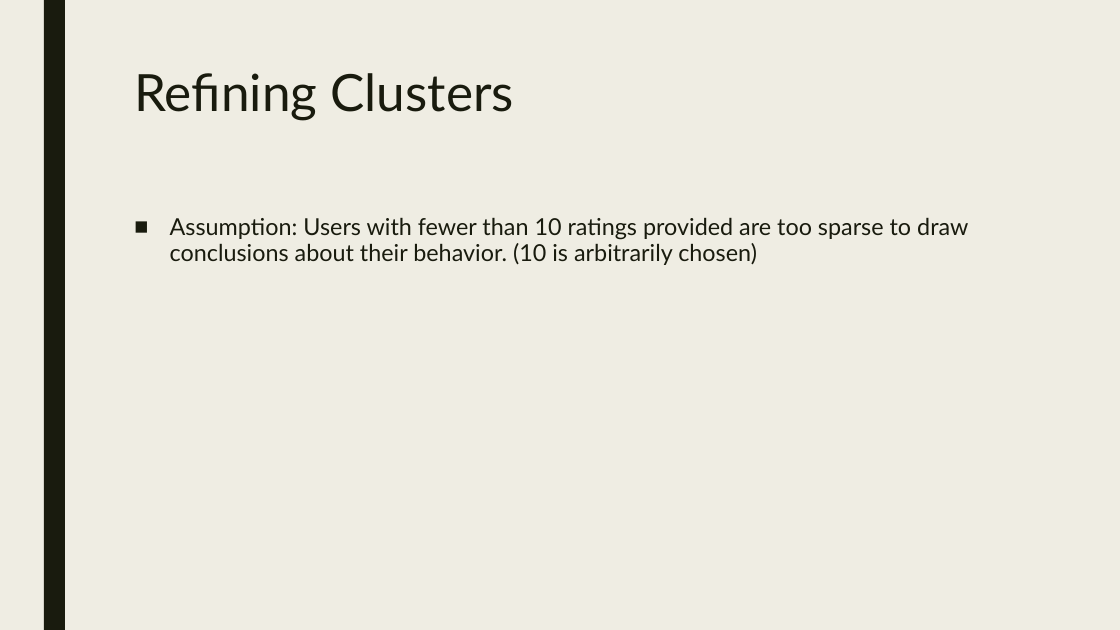
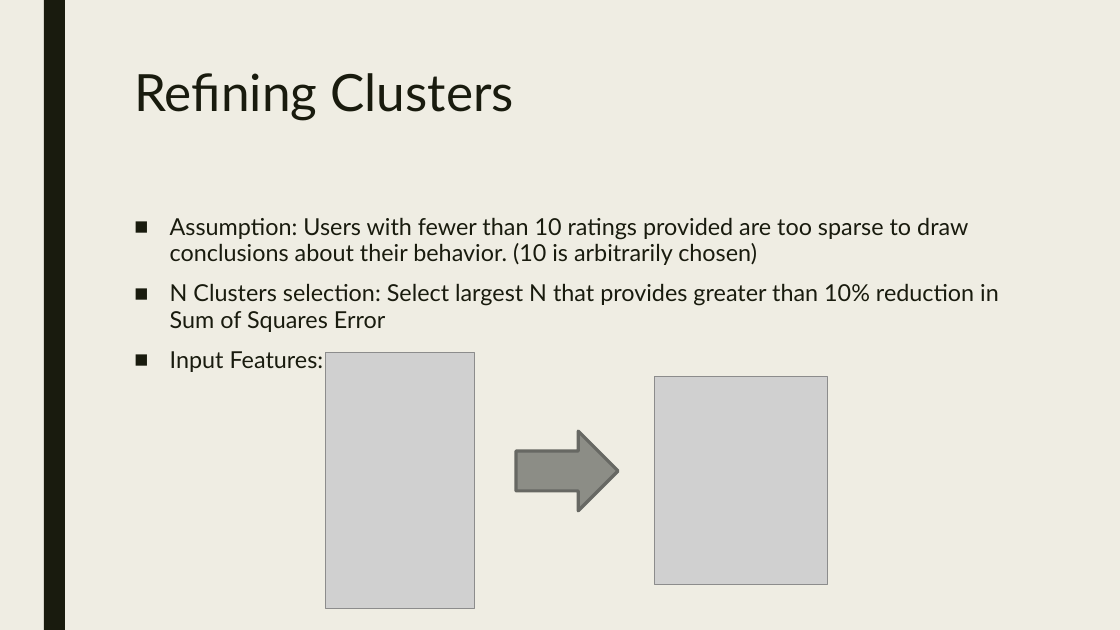
Before and after one commit to minas26902/Improving_Yelp_Ratings_with_ML, a slide deck: slide 10 of Lam_Contribution.pptx. Drawn at 1120x630 pixels with LibreOffice and Linux fonts; fonts in the diff are those of the drawing; grey boxes stand for pictures. Boxes give left, top, right and bottom in pixels: in the first picture for what was removed or moved away, otherwise in the second. Text is boxed around its words. In the diff, an @@ line names an element or a change of style, - is before the commit and + after.

Commit message:
add slides explaining derived features

```diff
--- a/Lam_Contribution.pptx
+++ b/Lam_Contribution.pptx
@@ text at (x1=170, y1=283, x2=999, y2=372): paragraphs added @@
+■ N Clusters selection: Select largest N that provides greater than 10% reduction in Sum of Squares Error
+■ Input Features:
@@ picture added at (x1=326, y1=353, x2=475, y2=609) @@
@@ picture added at (x1=655, y1=376, x2=828, y2=584) @@
@@ right arrow added at (x1=516, y1=431, x2=618, y2=511), fill #8C8D86, outline #686863 2.75 pt @@
```
Also in this commit, not shown: 1 other slide changed, 2 slides added.
